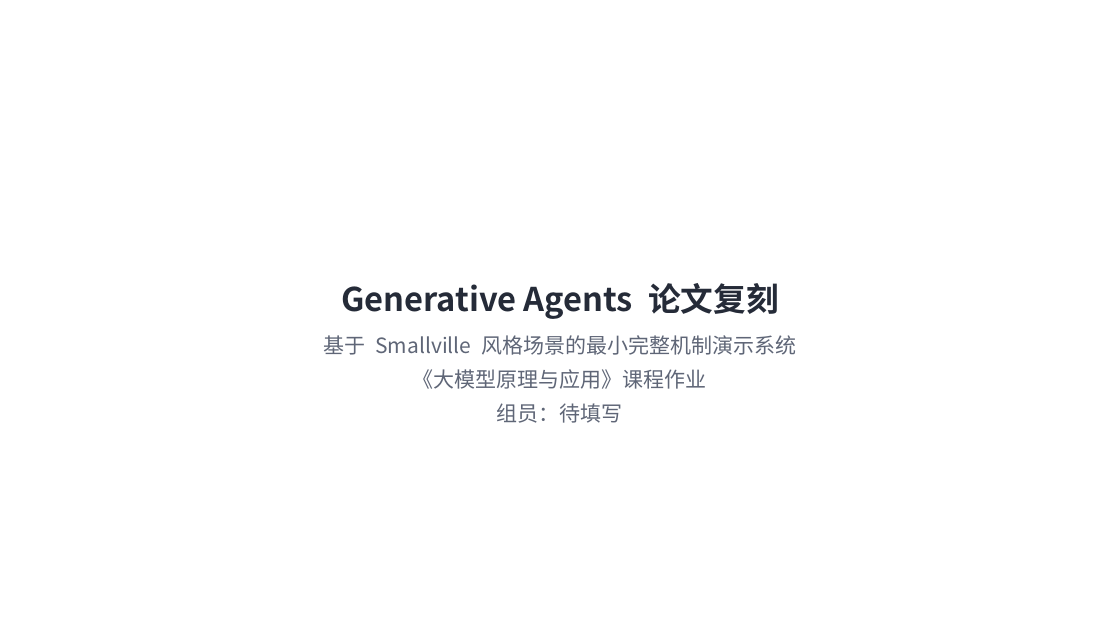
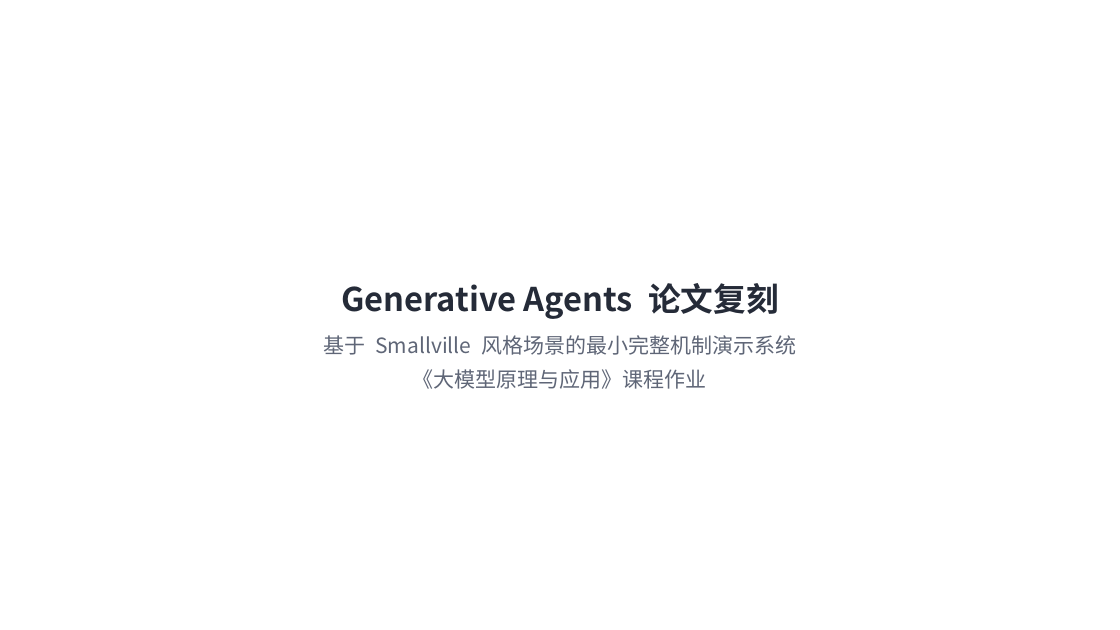
Before and after one commit to guojiageng99/three, a slide deck: slide 1 of submission_docs/Generative_Agents_课程答辩稿.pptx. Drawn at 1120x630 pixels with LibreOffice and Linux fonts; fonts in the diff are those of the drawing. Boxes give left, top, right and bottom in pixels: in the first picture for what was removed or moved away, otherwise in the second. Text is boxed around its words. In the diff, an @@ line names an element or a change of style, - is before the commit and + after.

```diff
--- a/submission_docs/Generative_Agents_课程答辩稿.pptx
+++ b/submission_docs/Generative_Agents_课程答辩稿.pptx
@@ subtitle at box(497, 403, 623, 423): paragraph removed @@
-组员：待填写
```
Also in this commit, not shown: 3 other files.
